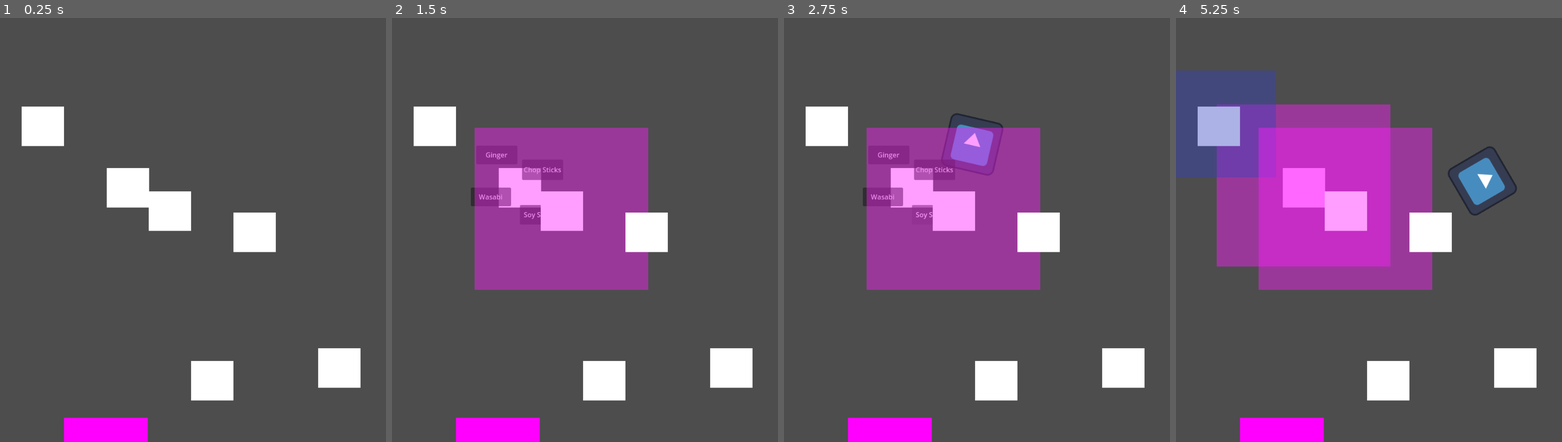
Above: before the commit, frames 1-4 (left to right).
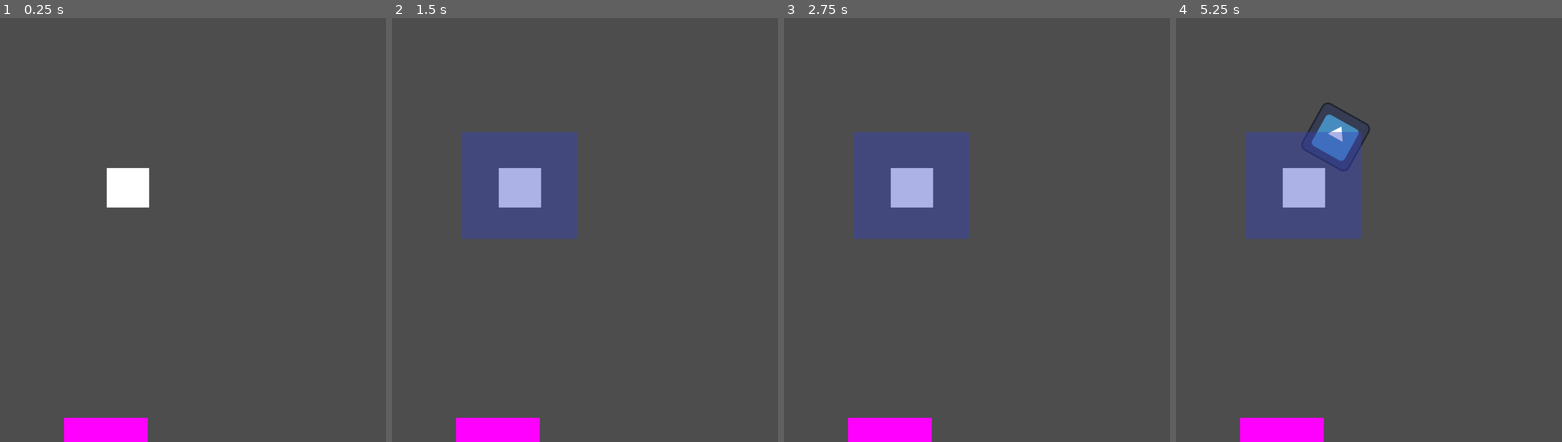
Above: after the commit, the same moments.

Repository: john9francis/sushi-attack
Game: Godot game, scene res://scripts/main.tscn
Same seed, same stepped clock (60 frames per second), same inputs: the game is played once before the commit and once after it. The engine's default icon, where the game draws it, is replaced by a stand-in: a white triangle on a blue panel in a dark square.
Inputs (mouse positions are in pixels of both pictures, inside the frame that each line leads up to):
- Up to frame 1 (0.25 s): no input
- Up to frame 2 (1.5 s): tap Enter at 0.5 s; move the mouse to (523, 187) at 0.52 s; press the mouse at (523, 187) at 0.53 s; release the mouse at (523, 187) at 1.25 s; click "Chop Sticks" at 1.25 s
- Up to frame 3 (2.75 s): click (930, 213) at 2 s, where only the run before the commit has a clickable "Soy Sauce"
- Up to frame 4 (5.25 s): click (1280, 153) at 2.75 s, where only the run before the commit has a clickable "Ginger"; move the mouse to (1222, 124) at 3.52 s; click (1222, 124) at 3.6 s; click (1191, 136) at 4.25 s, where only the run before the commit has a clickable "Wasabi"; click (1241, 107) at 5 s, where only the run before the commit has a clickable "Chop Sticks"

The runs differ from the first frame. In frame 1, 5.1% of the frame differs, in the area x 5-94%, y 20-91%; in frame 2, 22%; in frame 3, 22%; in frame 4, 31%, in the area x 0-94%, y 12-91%.

Commit message:
tracker tracks what enemies are in the ginger's hitbox and prints it to the console

Diff:
--- /dev/null
+++ b/Tracker.gd
@@ -0,0 +1,24 @@
+extends Node
+
+var areaToTrack
+var areaExists
+
+# Called when the node enters the scene tree for the first time.
+func _ready():
+	areaExists = false
+	pass # Replace with function body.
+
+
+# Called every frame. 'delta' is the elapsed time since the previous frame.
+func _process(delta):
+	if areaExists:
+		print(areaToTrack.global_position)
+
+
+func set_area(area):
+	areaToTrack = area
+	areaExists = true
+
+func unset_area():
+	areaToTrack = null
+	areaExists = false
--- a/scripts/bullet.tscn
+++ b/scripts/bullet.tscn
@@ -3,7 +3,6 @@
 [ext_resource type="Script" path="res://scripts/bullet.gd" id="1_1vfib"]
 
 [sub_resource type="CircleShape2D" id="CircleShape2D_67ccu"]
-radius = 21.587
 
 [sub_resource type="CanvasTexture" id="CanvasTexture_0l5pe"]
 
@@ -16,5 +15,5 @@
 shape = SubResource("CircleShape2D_67ccu")
 
 [node name="Sprite2D" type="Sprite2D" parent="."]
-scale = Vector2(32.25, 28.25)
+scale = Vector2(14.0625, 14.0625)
 texture = SubResource("CanvasTexture_0l5pe")
--- a/scripts/enemy.gd
+++ b/scripts/enemy.gd
@@ -1,7 +1,7 @@
 extends Area2D
 
-const speed = 10
-var currentSpeed = 10
+const speed = 5
+var currentSpeed = 5
 @export var myPathFollowScene: PackedScene
 var myPathFollow
 
--- a/scripts/g_tower.gd
+++ b/scripts/g_tower.gd
@@ -1,14 +1,47 @@
 extends Area2D
 
 @export var BulletScene: PackedScene
+@export var TrackerScene: PackedScene
 
+var tracker
 
 # Called when the node enters the scene tree for the first time.
 func _ready():
 	$ShootTimer.start()
+	tracker = TrackerScene.instantiate()
+	add_child(tracker)
 	pass # Replace with function body.
 
 
 # Called every frame. 'delta' is the elapsed time since the previous frame.
 func _process(delta):
 	pass
+
+
+
+
+func _on_shoot_timer_timeout():
+	# Create a bullet and shoot it
+	var bullet = BulletScene.instantiate()
+	bullet.position = position
+	bullet.linear_velocity = Vector2(100,0)
+
+	add_child(bullet)
+
+
+
+
+
+func _on_area_entered(area):
+	if area.is_in_group("Enemies"):
+		tracker.set_area(area)
+	pass # Replace with function body.
+
+
+
+
+
+func _on_area_exited(area):
+	if area.is_in_group("Enemies"):
+		tracker.unset_area()
+	pass # Replace with function body.
--- a/scripts/g_tower.tscn
+++ b/scripts/g_tower.tscn
@@ -1,7 +1,8 @@
-[gd_scene load_steps=5 format=3 uid="uid://biyqmibg8ipx5"]
+[gd_scene load_steps=6 format=3 uid="uid://biyqmibg8ipx5"]
 
 [ext_resource type="Script" path="res://scripts/g_tower.gd" id="1_w6y11"]
 [ext_resource type="PackedScene" uid="uid://gxkfd3lkutma" path="res://scripts/bullet.tscn" id="2_uk5rj"]
+[ext_resource type="PackedScene" uid="uid://dy24dsqxtdl4w" path="res://scripts/tracker.tscn" id="3_hpt2o"]
 
 [sub_resource type="CircleShape2D" id="CircleShape2D_ic12a"]
 radius = 271.066
@@ -11,6 +12,7 @@
 [node name="g_tower" type="Area2D"]
 script = ExtResource("1_w6y11")
 BulletScene = ExtResource("2_uk5rj")
+TrackerScene = ExtResource("3_hpt2o")
 
 [node name="CollisionShape2D" type="CollisionShape2D" parent="."]
 shape = SubResource("CircleShape2D_ic12a")
@@ -21,3 +23,7 @@
 texture = SubResource("CanvasTexture_mg38n")
 
 [node name="ShootTimer" type="Timer" parent="."]
+
+[connection signal="area_entered" from="." to="." method="_on_area_entered"]
+[connection signal="area_exited" from="." to="." method="_on_area_exited"]
+[connection signal="timeout" from="ShootTimer" to="." method="_on_shoot_timer_timeout"]
--- a/scripts/level.gd
+++ b/scripts/level.gd
@@ -18,7 +18,7 @@
 	$EnemySpawnTimer.start()
 	print("Started")
 
-	set_up_towers()
+	#set_up_towers()
 
 
 # Called every frame. 'delta' is the elapsed time since the previous frame.
--- /dev/null
+++ b/scripts/tracker.tscn
@@ -0,0 +1,6 @@
+[gd_scene load_steps=2 format=3 uid="uid://dy24dsqxtdl4w"]
+
+[ext_resource type="Script" path="res://Tracker.gd" id="1_sguu0"]
+
+[node name="Tracker" type="Node"]
+script = ExtResource("1_sguu0")
